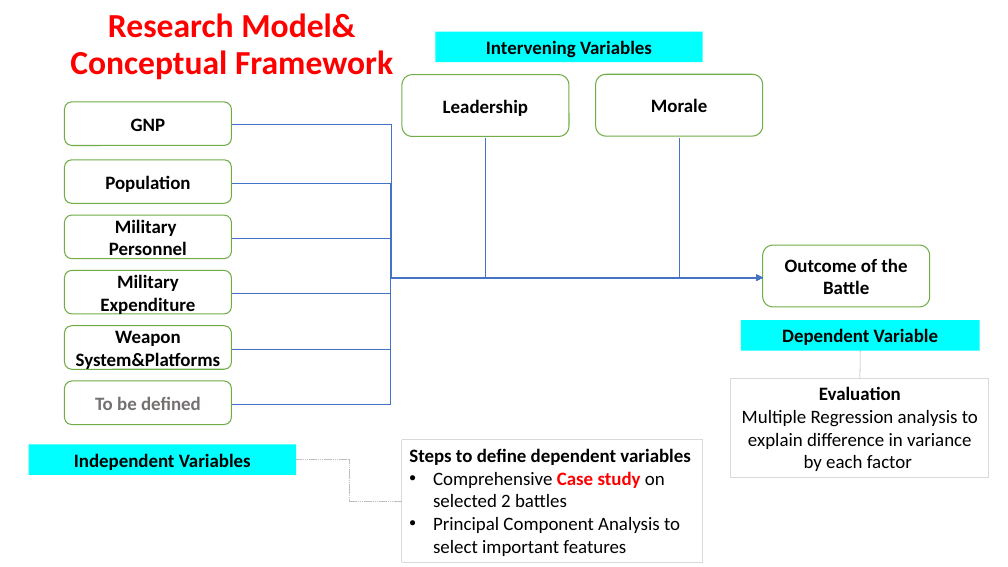
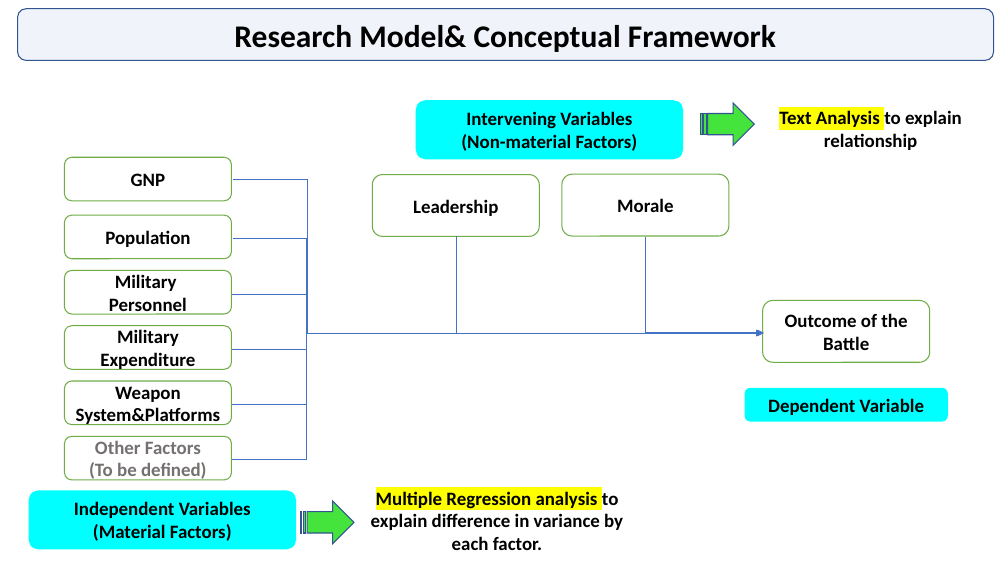
Before and after one commit to GurkanGitHub/PhD, a slide deck: slide 19 of PhD Discussion.pptx. Drawn at 1008x567 pixels with LibreOffice and Linux fonts; fonts in the diff are those of the drawing. Boxes give left, top, right and bottom in pixels: in the first picture for what was removed or moved away, otherwise in the second. Text is boxed around its words. In the diff, an @@ line names an element or a change of style, - is before the commit and + after.

```diff
--- a/PhD Discussion.pptx
+++ b/PhD Discussion.pptx
@@ rounded rectangle "Research Model& Conceptual Framework": place and size @@
-rounded rectangle "Research Model& Conceptual Framework" at [70,13,393,80]
+rounded rectangle "Research Model& Conceptual Framework" at [17,9,994,60]
@@ rounded rectangle "Research Model& Conceptual Framework" at [17,9,994,60]: size 32 to 30 pt, text colour #FF0000 to #000000; line spacing 0.9 to 1; fill none to #4472C4 at 8% opacity; outline none to #325491 1 pt @@
@@ rectangle removed at [436,32,703,62] @@
-Intervening Variables
@@ rounded rectangle added at [416,101,684,160], fill #00FFFF, 18 pt, text #000000, bold @@
+Intervening Variables
+(Non-material Factors)
@@ striped right arrow added at [701,103,755,145], fill #44E43C, outline #325491 1 pt @@
@@ text added at [779,110,962,150], 18 pt, text #000000, bold @@
+Text Analysis to explain relationship
@@ elbow arrow moved from (231, 239) - (763, 278) to (233, 179) - (743, 333) @@
@@ elbow arrow (233, 179) - (743, 333): elbow arrow to elbow line @@
@@ rounded rectangle "Leadership": place and size @@
-rounded rectangle "Leadership" at [402,75,569,137]
+rounded rectangle "Leadership" at [372,175,539,237]
@@ rounded rectangle "Morale": place and size @@
-rounded rectangle "Morale" at [596,74,763,136]
+rounded rectangle "Morale" at [562,174,729,236]
@@ elbow arrow moved from (231, 294) - (763, 278) to (233, 238) - (765, 333) @@
@@ elbow line moved from (485, 138) - (763, 278) to (456, 237) - (734, 333) @@
@@ elbow line moved from (679, 138) - (763, 278) to (646, 237) - (763, 333) @@
@@ elbow line (646, 237) - (763, 333): elbow line to elbow arrow @@
@@ elbow arrow moved from (231, 349) - (763, 278) to (231, 294) - (763, 333) @@
@@ elbow arrow moved from (231, 405) - (763, 278) to (231, 349) - (763, 333) @@
@@ elbow arrow moved from (231, 183) - (763, 278) to (231, 405) - (763, 333) @@
@@ elbow line moved from (231, 124) - (741, 278) to (231, 460) - (763, 333) @@
@@ elbow line (231, 460) - (763, 333): elbow line to elbow arrow @@
@@ line removed from (861, 351) to (860, 378) @@
@@ rounded rectangle "Dependent Variable": place and size @@
-rounded rectangle "Dependent Variable" at [741,320,980,350]
+rounded rectangle "Dependent Variable" at [745,388,948,422]
@@ rounded rectangle "Dependent Variable" at [745,388,948,422]: rectangle to rounded rectangle @@
@@ 7 rounded rectangles: place and size @@
-7 rounded rectangles at [64,102,930,425]
+7 rounded rectangles at [64,157,930,480]
@@ text in rounded rectangle at [89,441,207,481]: text changed @@
-To be defined
+Other Factors
+(To be defined)
@@ rectangle removed at [402,440,703,563] @@
-Steps to define dependent variables
-• Comprehensive Case study on selected 2 battles
-• Principal Component Analysis to select important features
@@ elbow line removed from (296, 460) to (402, 501) @@
@@ rounded rectangle "Independent Variables" at [29,491,296,550]: rectangle to rounded rectangle @@
@@ rounded rectangle "Independent Variables": place and size @@
-rounded rectangle "Independent Variables" at [29,445,296,475]
+rounded rectangle "Independent Variables" at [29,491,296,550]
@@ striped right arrow added at [301,501,355,544], fill #44E43C, outline #325491 1 pt @@
@@ text "Multiple Regression analysis to explain ...": place and size @@
-text "Multiple Regression analysis to explain ..." at [731,378,989,477]
+text "Multiple Regression analysis to explain ..." at [371,491,623,550]
@@ text "Multiple Regression analysis to explain ..." at [371,491,623,550]: outline #D9D9D9 0.75 pt dashed to none @@
@@ text at [371,491,623,550]: text changed; bold on @@
-Evaluation
-Multiple Regression analysis to explain difference in variance by each factor
+Multiple Regression analysis to explain difference in variance by each factor.
@@ text in rounded rectangle at [93,524,232,541]: paragraph added @@
+(Material Factors)
```
Also in this commit, not shown: 2 other slides changed, 3 slides added, 2 slides removed, 2 other files.
